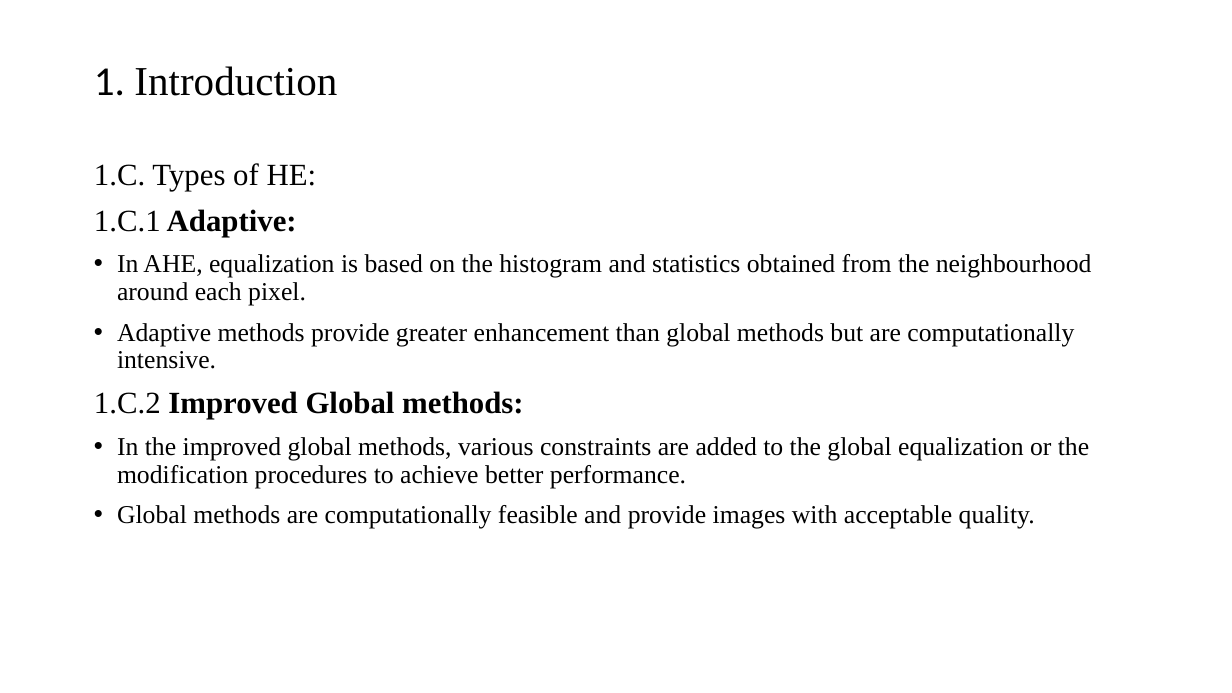
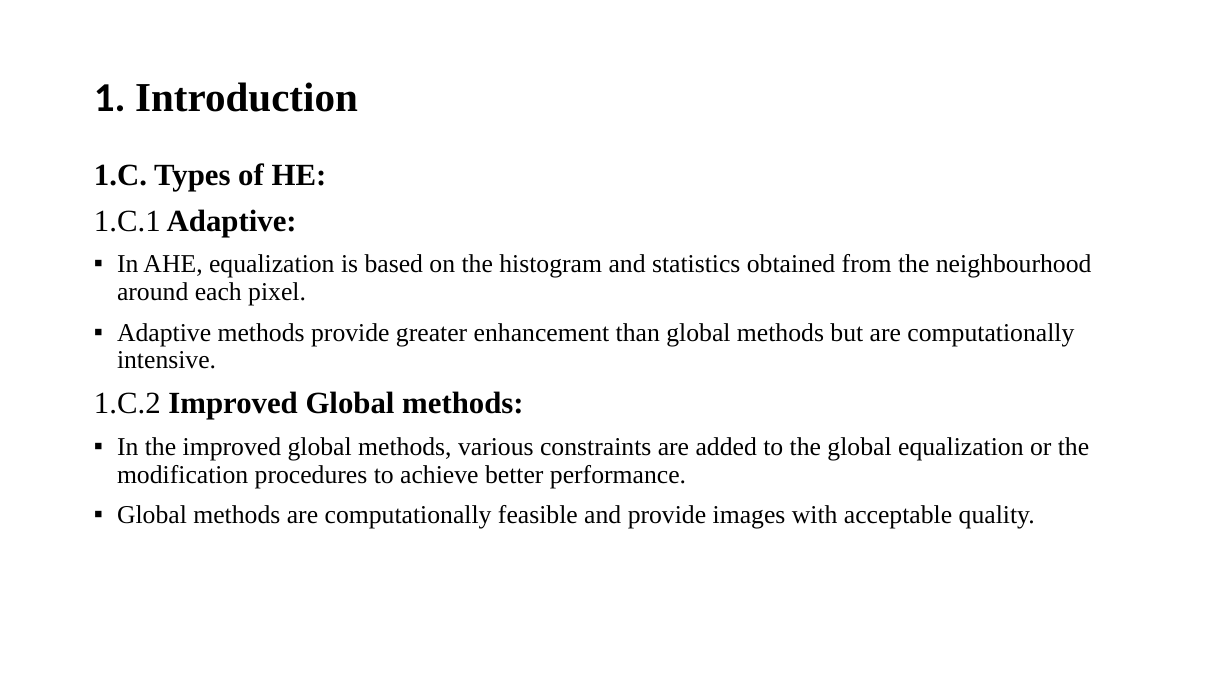
Before and after one commit to lohith921/DIP, a slide deck: slide 4 of Project/Presentation.pptx. Drawn at 1232x693 pixels with LibreOffice and Linux fonts; fonts in the diff are those of the drawing. Boxes give left, top, right and bottom in pixels: in the first picture for what was removed or moved away, otherwise in the second. Text is boxed around its words. In the diff, an @@ line names an element or a change of style, - is before the commit and + after.

Commit message:
added results, made format changes

```diff
--- a/Project/Presentation.pptx
+++ b/Project/Presentation.pptx
@@ title "1. Introduction": place and size @@
-title "1. Introduction" at [94,66,337,96]
+title "1. Introduction" at [94,82,358,112]
@@ title "1. Introduction" at [94,82,358,112]: bold on @@
@@ text at [94,163,1092,529]: bold on in "1.C. Types of HE:"; bullet • to ▪ @@
```
Also in this commit, not shown: 6 other slides changed, 3 slides added, 2 slides removed.
